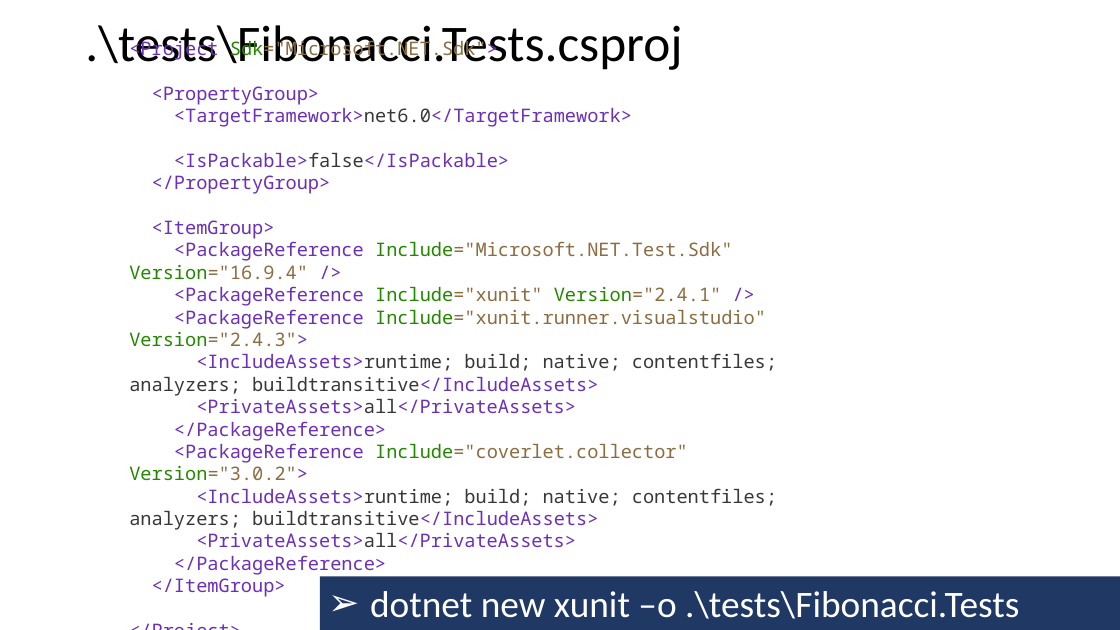
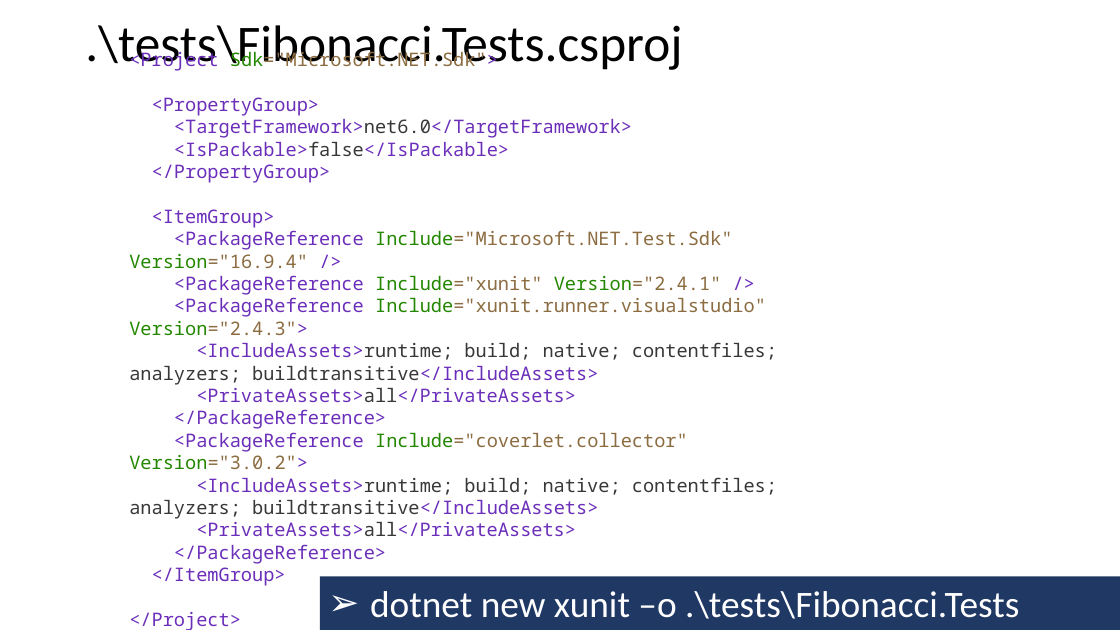
Before and after one commit to guillaume-chervet/course.dotnet, a slide deck: slide 94 of documentations/dotnet6.pptx (slide 95 before the commit). Drawn at 1120x630 pixels with LibreOffice and Linux fonts; fonts in the diff are those of the drawing. Boxes give left, top, right and bottom in pixels: in the first picture for what was removed or moved away, otherwise in the second. Text is boxed around its words. In the diff, an @@ line names an element or a change of style, - is before the commit and + after.

```diff
--- a/documentations/dotnet6.pptx
+++ b/documentations/dotnet6.pptx
@@ text "<Project Sdk="Microsoft.NET.Sdk"> <PropertyGroup> <TargetFra ..." rewrapped from [129, 86, 777, 597] to [129, 97, 777, 586] @@
```
Also in this commit, not shown: 8 other slides changed, 4 slides added, 4 slides removed, 1 other file.
